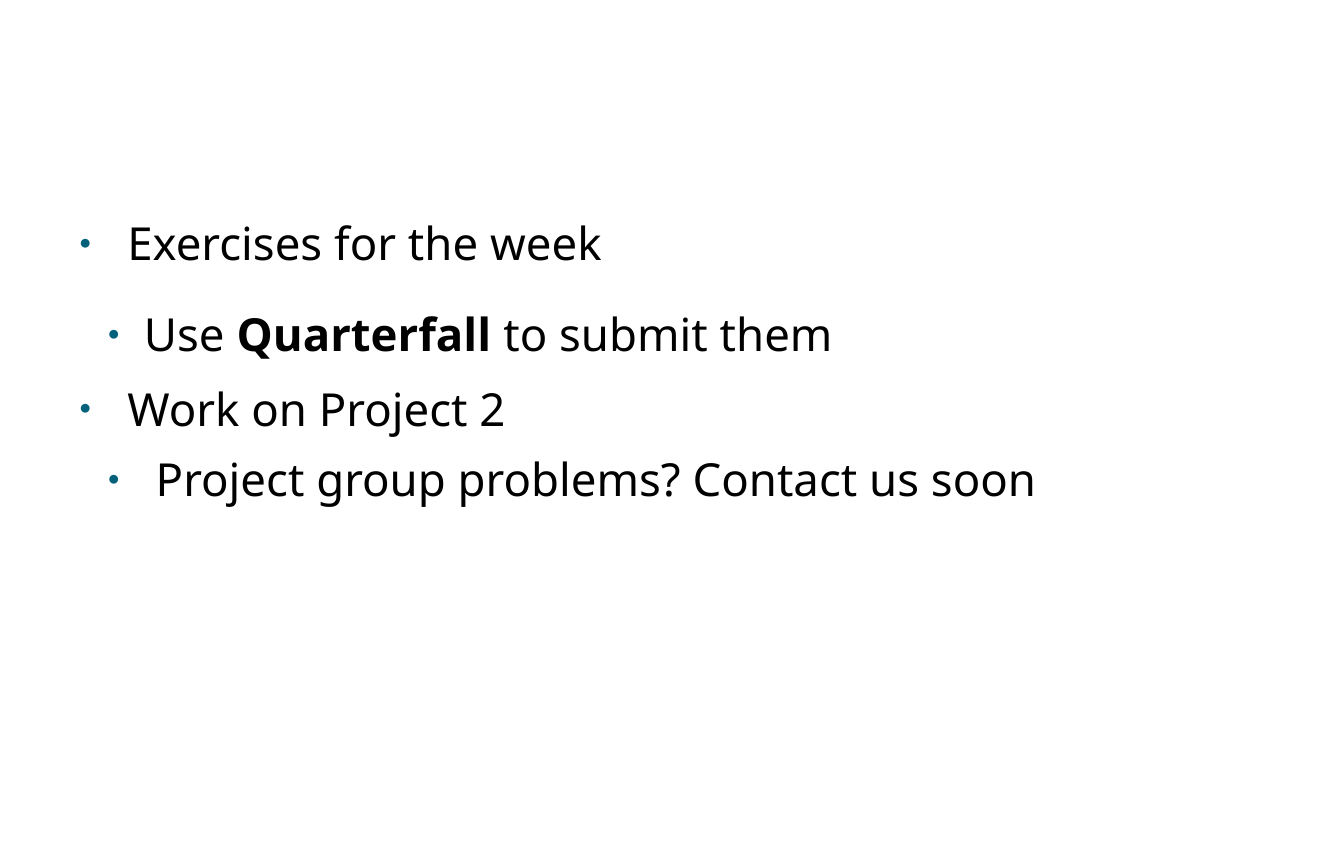
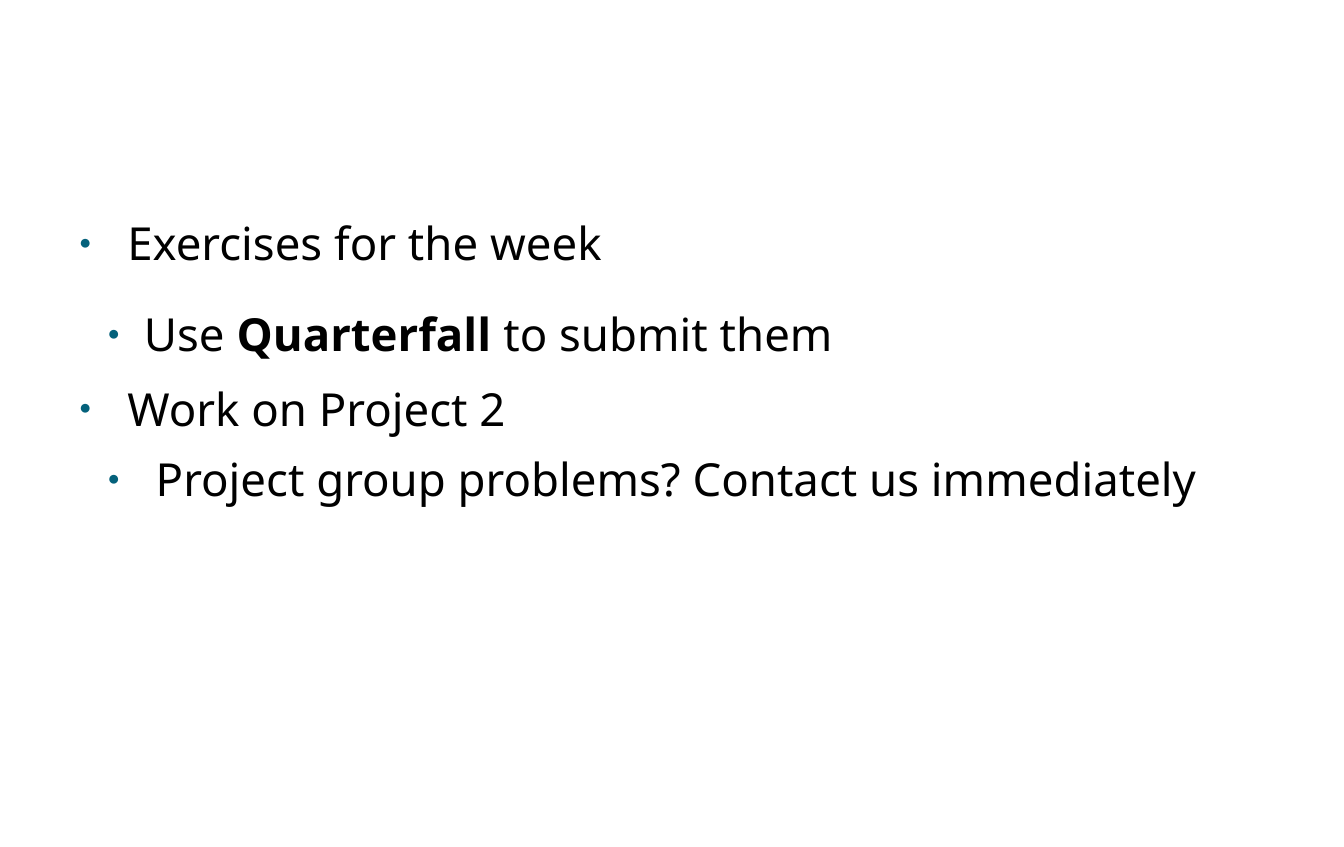
Before and after one commit to PabloMosUU/UssPython, a slide deck: slide 19 of LectureNotes/Module09/09 File IO and Error Handling presentation.odp. Drawn at 1344x847 pixels with LibreOffice and Linux fonts; fonts in the diff are those of the drawing; background and template pictures are left out. Boxes give left, top, right and bottom in pixels: in the first picture for what was removed or moved away, otherwise in the second. Text is boxed around its words. In the diff, an @@ line names an element or a change of style, - is before the commit and + after.

```diff
--- a/LectureNotes/Module09/09 File IO and Error Handling presentation.odp
+++ b/LectureNotes/Module09/09 File IO and Error Handling presentation.odp
@@ text at bbox=[156, 461, 1196, 507]: text changed @@
-  ● Project group problems? Contact us soon
+  ● Project group problems? Contact us immediately
```
Also in this commit, not shown: 1 slide removed.
